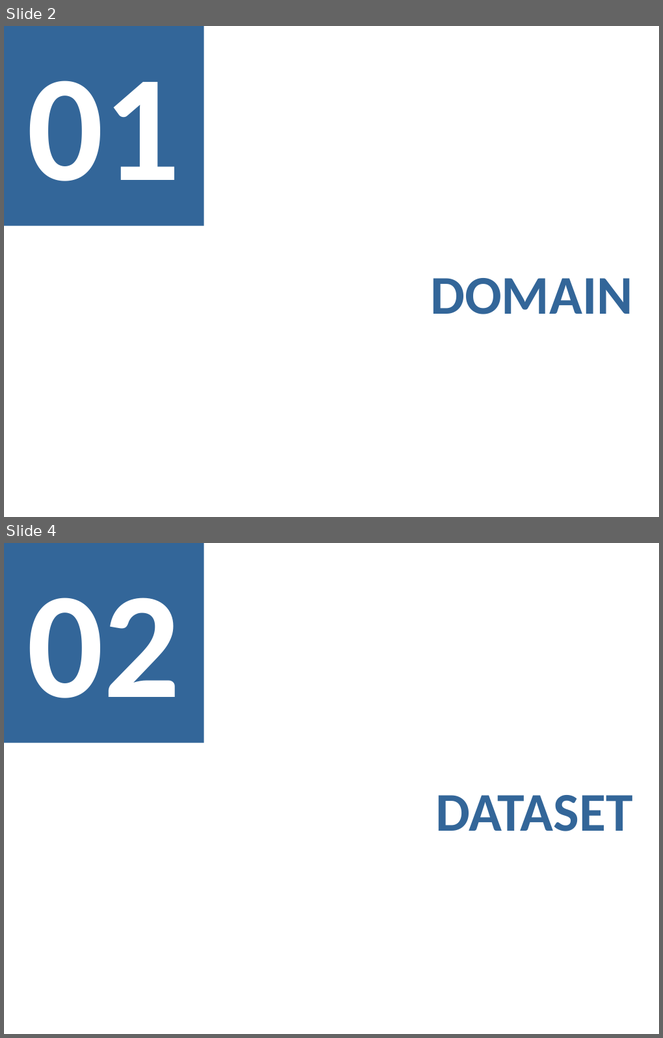
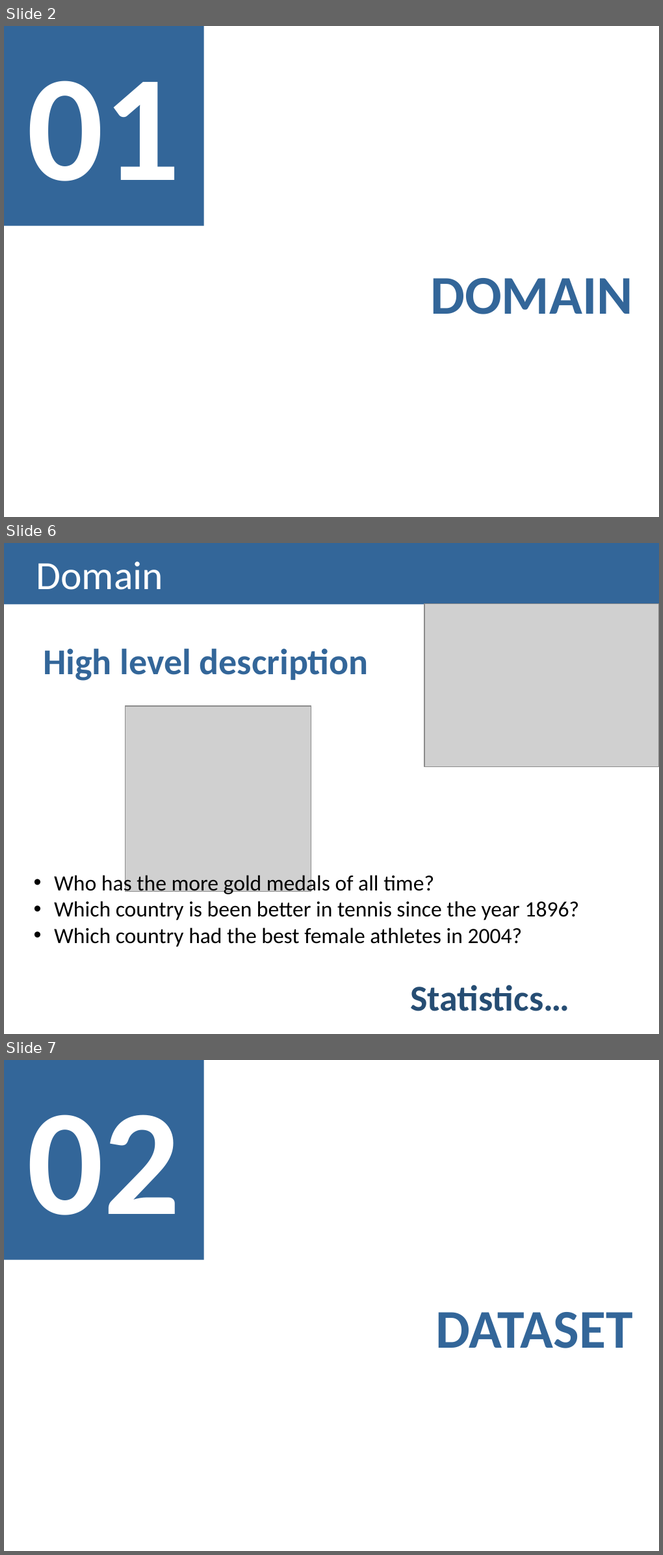
Before and after one commit to carboned4/V_I_2015_1, a slide deck: Lab03-PresentationTemplate.pptx. Shown one above the other, each under a label of ours: slides 2 and 4 before the commit, slides 2, 6 and 7 after it; the slides between them are not shown. The pictures are 663x1038 and 663x1555 pixels, drawn with LibreOffice and Linux fonts; fonts in the diff are those of the drawing; grey boxes stand for pictures. Boxes give left, top, right and bottom in pixels: in the first picture for what was removed or moved away, otherwise in the second. Text is boxed around its words. In the diff, an @@ line names an element or a change of style, - is before the commit and + after.

```diff
--- a/Lab03-PresentationTemplate.pptx
+++ b/Lab03-PresentationTemplate.pptx
@@ slide 6 added at (4, 543, 659, 1034), background #FFFFFF @@
@@ title added at (4, 543, 659, 605), fill #336699, 44 pt, text #FFFFFF @@
+Domain
@@ picture added at (425, 604, 659, 767) @@
@@ text added at (43, 648, 369, 681), 40 pt, text #336699, bold @@
+High level description
@@ picture added at (125, 706, 311, 891) @@
@@ text added at (54, 873, 580, 947), 24 pt, text #000000 @@
+• Who has the more gold medals of all time?
+• Which country is been better in tennis since the year 1896?
+• Which country had the best female athletes in 2004?
@@ text added at (410, 985, 570, 1012), 40 pt, text #264C73, bold @@
+Statistics…
@@ what was slide 4 is now slide 7 @@
```
Also in this commit, not shown: 2 slides changed, 2 other slides added, 2 other files.
